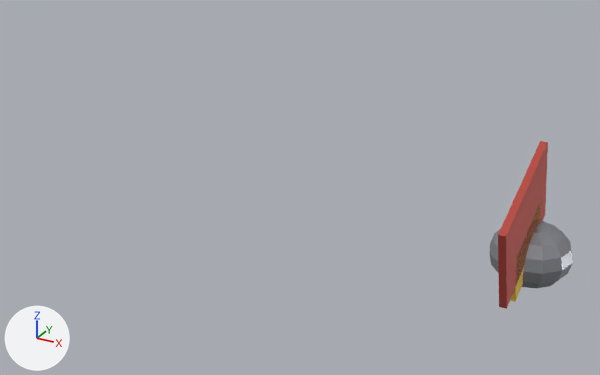
The glTF model public/mecha/parts/draft-fin/draft-fin.glb: old version first, new version second.
One viewpoint serves both versions: a 50 mm camera at (0.259, -1.28, 0.697) aimed at (-0.415, -0.055, 0.085). The lights are fixed; the arrows at lower left show +X, +Y and +Z. The first picture is the older version.

The first picture shows 'cap', 'fin' and 1 more.
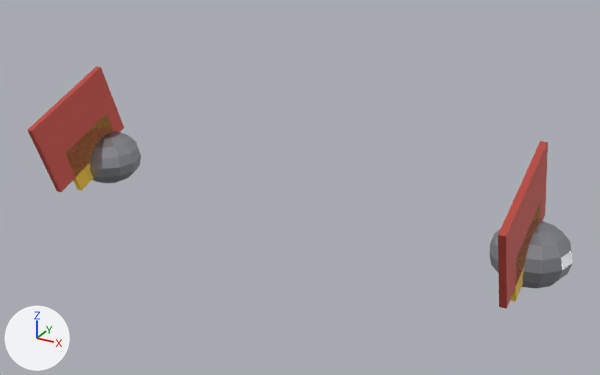
The newer file is also turned or shifted as a whole; pictures and numbers use the older file's frame.

The change, as a diff of the scene's bpy script:
```diff
--- a/public/mecha/parts/draft-fin/draft-fin.glb.py
+++ b/public/mecha/parts/draft-fin/draft-fin.glb.py
@@ me_sphere_122 @@
+me_sphere_122.from_pydata(...)  # a UV sphere (12 segments, 8 rings, poles along z) spanning x -0.07..0.07, y -0.07..0.07, z -0.056..0.056
+me_sphere_122.materials.append(mat_steel)  # grey #b3b5bc
@@ ob_fin2_r @@
+ob_fin2_r = bpy.data.objects.new('fin2_r', me_cube_002.copy())  # the mesh of ob_fin2
+ob_fin2_r.location = (-0.92, -0.05, 0.06)
@@ ob_fin_r @@
+ob_fin_r = bpy.data.objects.new('fin_r', me_cube_001.copy())  # the mesh of ob_fin
+ob_fin_r.location = (-0.92, -0.08, 0.12)
@@ ob_cap_r @@
+ob_cap_r = bpy.data.objects.new('cap_r', me_sphere_122)
+ob_cap_r.location = (-0.92, 0.0, 0.03)
```

What differs and where, as boxes [x1, y1, x2, y2] in the pictures (600 x 375 px):
'fin_r', added (red): after [28, 66, 124, 192]
'cap_r', added: after [90, 131, 141, 183]
'fin2_r', added: after [66, 114, 113, 191]
'cap_l', unchanged, uncovered by the edit: after [489, 221, 573, 288]
'cap', unchanged, covered by the edit: before [489, 221, 573, 288]
